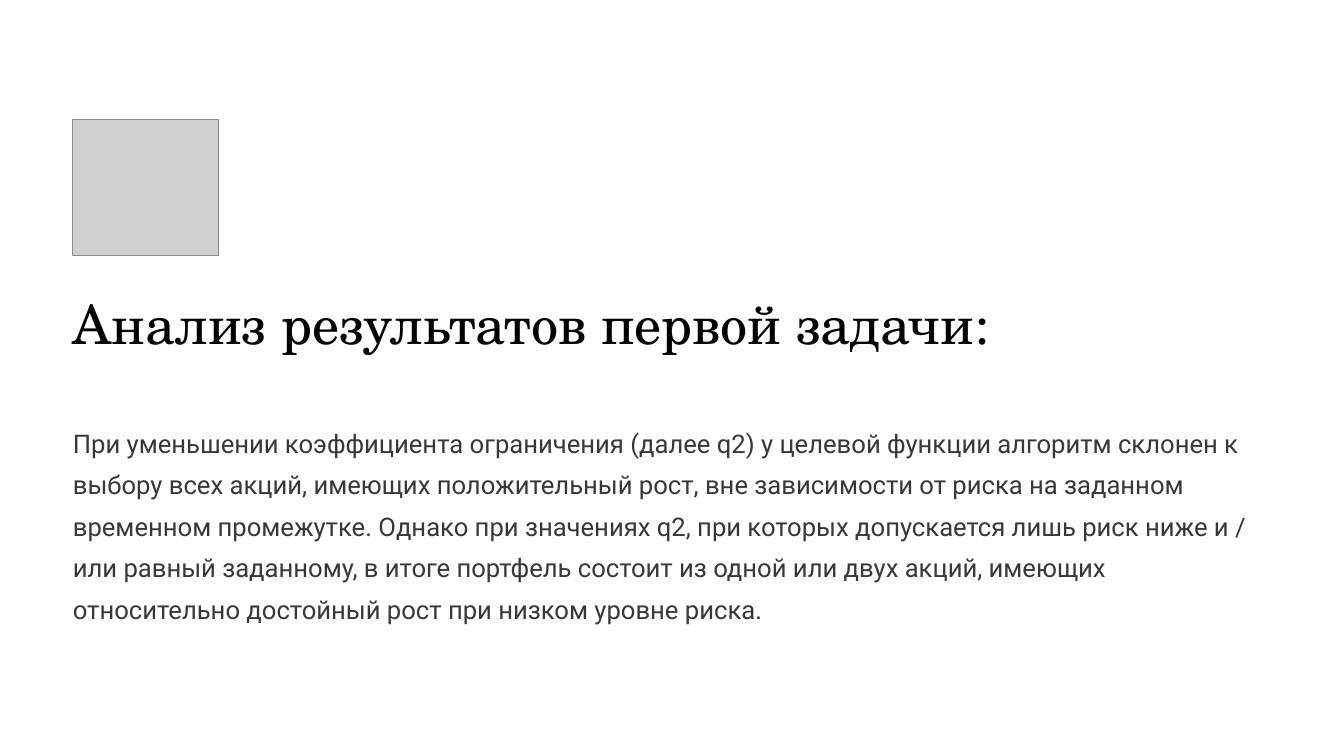
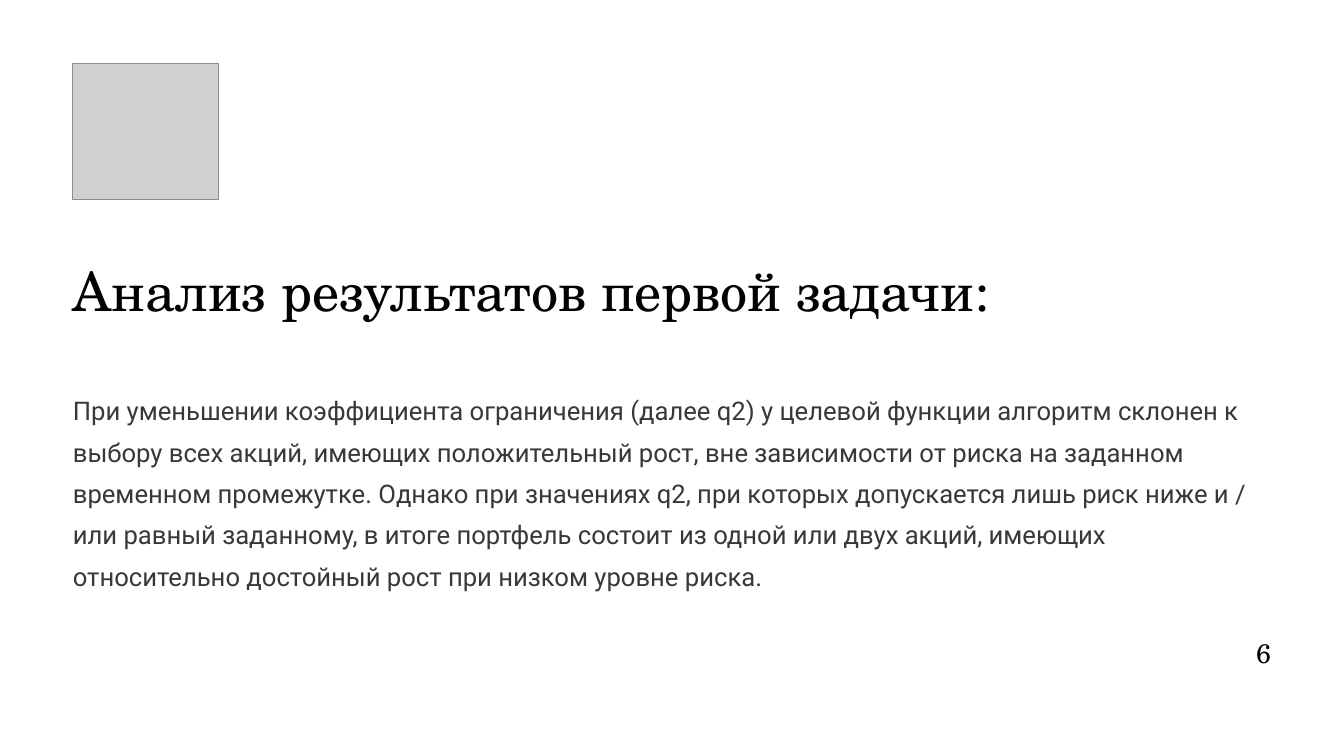
Before and after one commit to Quantum-Beavers/QuantHackaton_2024, a slide deck: slide 6 of 18 команда. Презентация.pptx. Drawn at 1344x756 pixels with LibreOffice and Linux fonts; fonts in the diff are those of the drawing; grey boxes stand for pictures; background and template pictures are left out. Boxes give left, top, right and bottom in pixels: in the first picture for what was removed or moved away, otherwise in the second. Text is boxed around its words. In the diff, an @@ line names an element or a change of style, - is before the commit and + after.

```diff
--- a/18 команда. Презентация.pptx
+++ b/18 команда. Презентация.pptx
@@ rectangle removed at bbox=[0, 0, 1344, 756] @@
@@ picture: place and size @@
-picture at bbox=[73, 119, 219, 255]
+picture at bbox=[73, 63, 219, 199]
@@ text "Анализ результатов первой задачи:": place and size @@
-text "Анализ результатов первой задачи:" at bbox=[73, 304, 974, 355]
+text "Анализ результатов первой задачи:" at bbox=[73, 271, 974, 322]
@@ text "При уменьшении коэффициента ограничения (далее ...": place and size @@
-text "При уменьшении коэффициента ограничения (далее ..." at bbox=[73, 432, 1238, 625]
+text "При уменьшении коэффициента ограничения (далее ..." at bbox=[73, 399, 1238, 592]
@@ text added at bbox=[1256, 644, 1271, 664], 23 pt, text #020202 @@
+6
```
Also in this commit, not shown: 5 other slides changed, 5 slides added, 3 slides removed.
